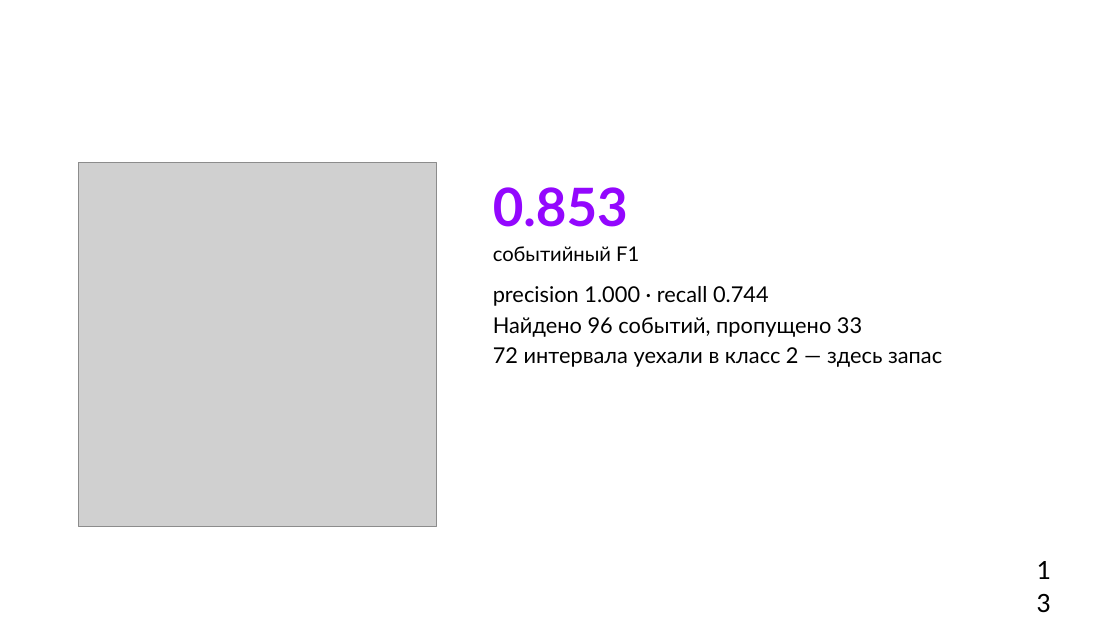
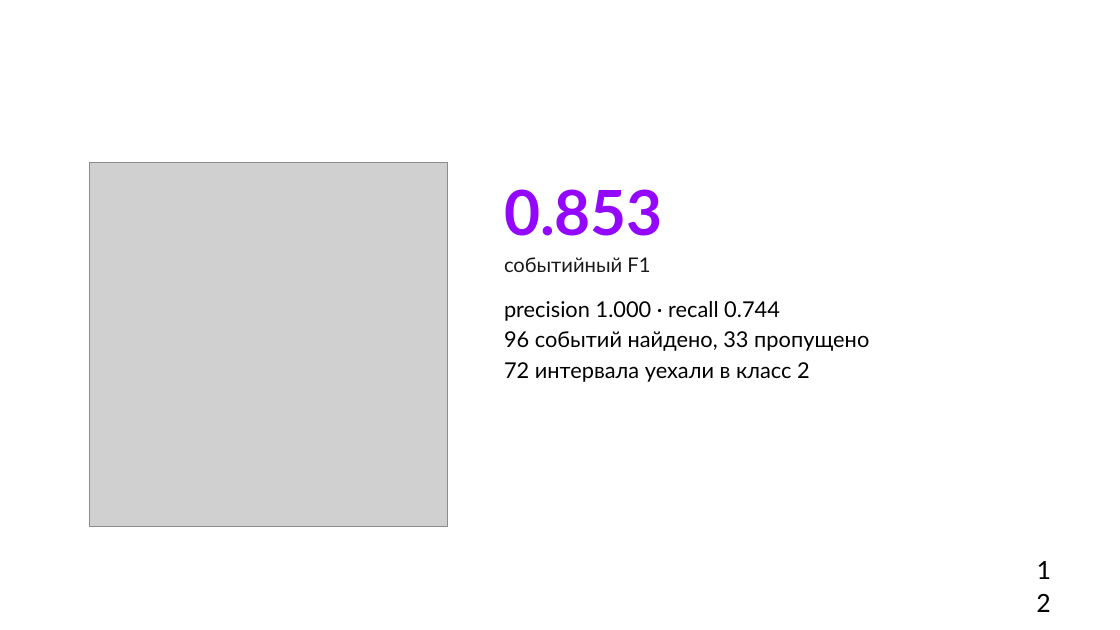
Before and after one commit to hehehelp123/fuel-refuel-lab, a slide deck: slide 12 of Лаба_заправки.pptx (slide 13 before the commit). Drawn at 1120x630 pixels with LibreOffice and Linux fonts; fonts in the diff are those of the drawing; grey boxes stand for pictures; background and template pictures are left out. Boxes give left, top, right and bottom in pixels: in the first picture for what was removed or moved away, otherwise in the second. Text is boxed around its words. In the diff, an @@ line names an element or a change of style, - is before the commit and + after.

```diff
--- a/Лаба_заправки.pptx
+++ b/Лаба_заправки.pptx
@@ picture: place and size @@
-picture at box(78, 162, 437, 526)
+picture at box(90, 162, 448, 526)
@@ text "0.853": place and size @@
-text "0.853" at box(493, 187, 942, 367)
+text "0.853" at box(504, 189, 869, 382)
@@ text at box(504, 189, 780, 321): size 34 to 40 pt in "0.853"; text colour #000000 to #1A1A1A in "событийный F1"; more space between paragraphs @@
@@ text at box(504, 331, 869, 382): text changed @@
-Найдено 96 событий, пропущено 33
-72 интервала уехали в класс 2 — здесь запас
+96 событий найдено, 33 пропущено
+72 интервала уехали в класс 2
```
Also in this commit, not shown: 12 other slides changed, 1 slide added, 2 slides removed, 10 other files.
